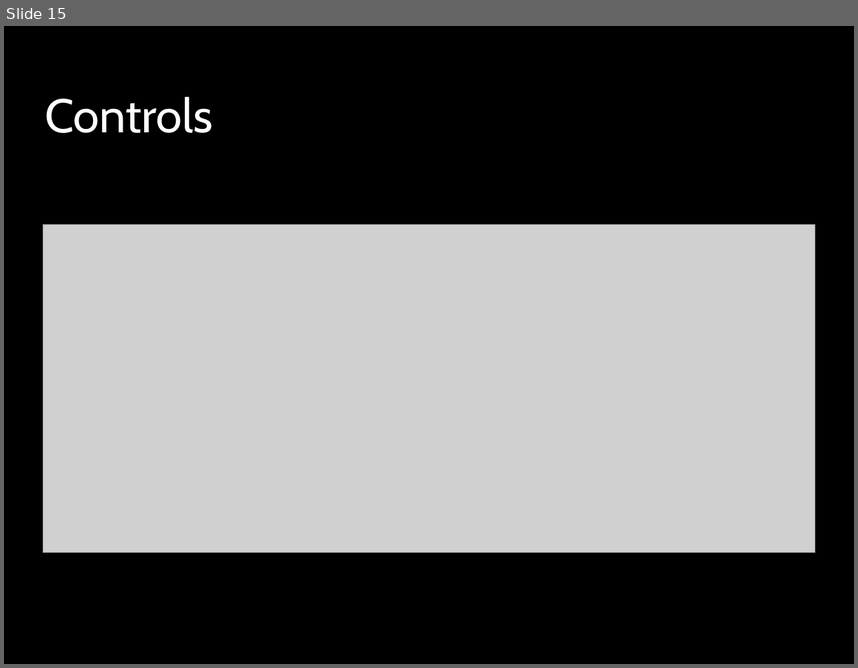
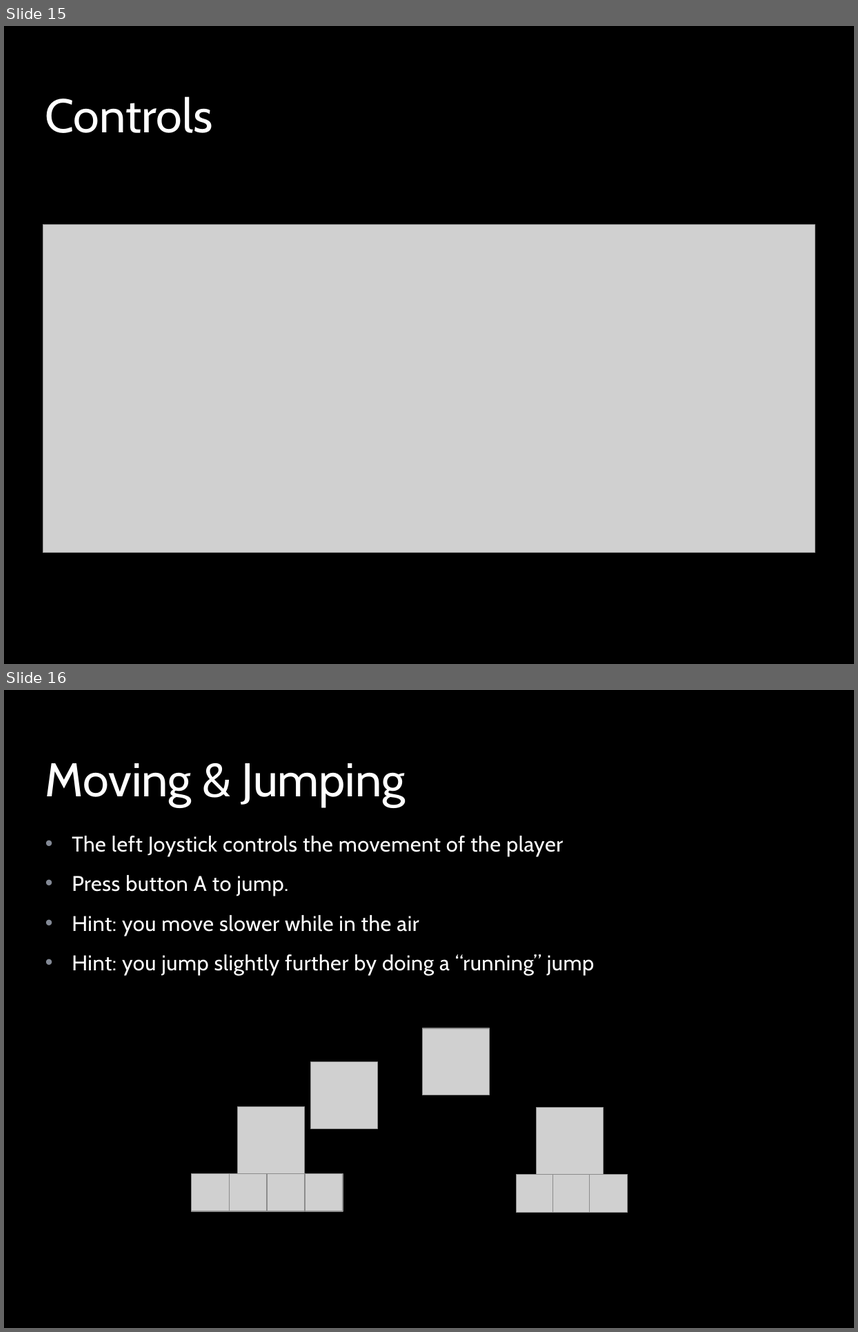
Before and after one commit to peterhoang/Super-Duper-Game, a slide deck: The Super-Awesome Game Deck.pptx. Shown one above the other, each under a label of ours: slide 15 before the commit, slides 15 and 16 after it. The pictures are 858x668 and 858x1332 pixels, drawn with LibreOffice and Linux fonts; fonts in the diff are those of the drawing; grey boxes stand for pictures; background and template pictures are left out. Boxes give left, top, right and bottom in pixels: in the first picture for what was removed or moved away, otherwise in the second. Text is boxed around its words. In the diff, an @@ line names an element or a change of style, - is before the commit and + after.

```diff
--- a/The Super-Awesome Game Deck.pptx
+++ b/The Super-Awesome Game Deck.pptx
@@ slide 16 added at (4,690,854,1328), background picture (left out); not listed: 1 template element that a slide beside it also shows @@
@@ title added at (45,763,405,807), 40 pt, text #FFFFFF @@
+Moving & Jumping
@@ text added at (72,836,594,975), 18 pt, text #FFFFFF @@
+• The left Joystick controls the movement of the player
+• Press button A to jump.
+• Hint: you move slower while in the air
+• Hint: you jump slightly further by doing a “running” jump
@@ picture added at (422,1028,489,1096) @@
@@ picture added at (311,1061,378,1129) @@
@@ picture added at (238,1107,305,1174) @@
@@ picture added at (536,1107,604,1174) @@
@@ picture added at (191,1173,228,1210) @@
@@ picture added at (229,1173,267,1210) @@
@@ picture added at (267,1173,304,1210) @@
@@ picture added at (305,1173,342,1210) @@
@@ picture added at (517,1174,554,1211) @@
@@ picture added at (553,1174,590,1211) @@
@@ picture added at (590,1174,627,1211) @@
```
Also in this commit, not shown: 1 slide changed, 10 other slides added.
